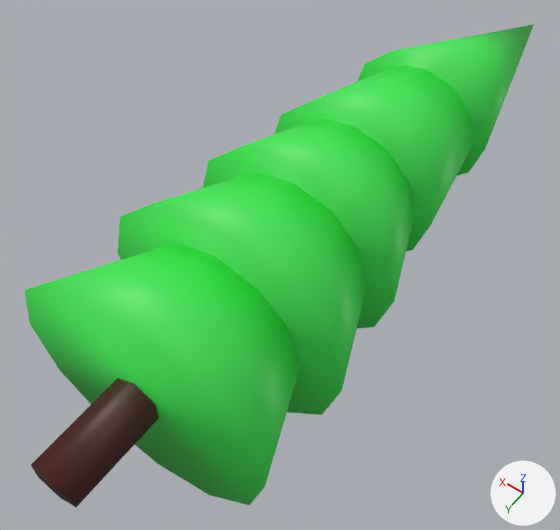
One commit to the FBX model Learn-DOTS-City-Builder/Assets/3DModels/Trees/Tree_03.fbx: the scene before it, then after it.
Both versions are drawn from a 50 mm camera at (-4.231, 0.074, -1.521) aimed at (-3.993, -0.259, -2.045). Every picture has the same lights, and +X, +Y and +Z are marked at lower right. The first picture is the older version. Where no turn or scale is listed for an object, it has been applied to the vertices.

Objects in the first picture: 'Tree_03'.
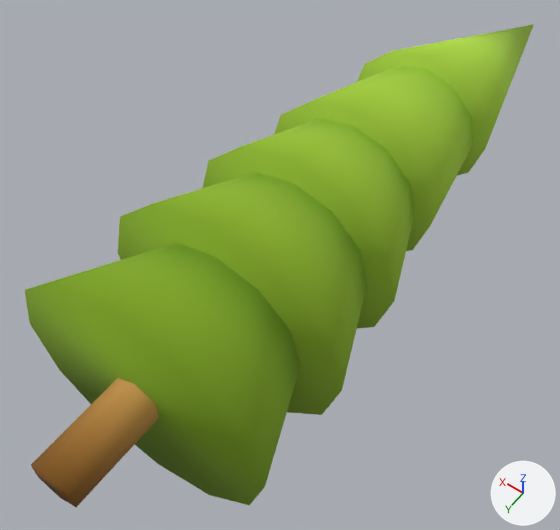
Location of each change, [x1, y1, x2, y2] in pixels of the pictures (560 x 530 px):
'Tree_03', recoloured, surface changed
    both: [25, 24, 534, 507]
part 1 of me_cylinder_004, recoloured (dark red to brown)
    both: [31, 378, 159, 507]
part 2 of me_cylinder_004, recoloured
    both: [25, 24, 534, 505]
part 3 of me_cylinder_004, surface changed
    both: [25, 24, 534, 507]

The change, as a diff of the scene's bpy script:
```diff
--- a/Learn-DOTS-City-Builder/Assets/3DModels/Trees/Tree_03.fbx.py
+++ b/Learn-DOTS-City-Builder/Assets/3DModels/Trees/Tree_03.fbx.py
@@ img_masterpalette_png @@
+img_masterpalette_png = load_image('MasterPalette.png', '../../Material/MasterPalette.png', 4096, 4096, 'sRGB')
@@ mat_m_mastershader @@
+mat_m_mastershader = principled_material('M_MasterShader')
+mat_m_mastershader.texture = img_masterpalette_png
+mat_m_mastershader.roughness = 1.0
@@ me_cylinder_004 @@
 me_cylinder_004.from_pydata(...)  # 121 vertices, 76 faces; spans x -0.109..0.109, y -0.639..0.0, z -0.124..0.103
 # used by ob_tree_03; location = (-4.0, 0.0, -2.0)
+# me_cylinder_004 part 1: all 7 faces that had it switch from mat_tronc (dark red #47160a) to mat_m_mastershader (picture img_masterpalette_png)
+# me_cylinder_004 part 2: all 69 faces that had it switch from mat_leaves (green #3ee753) to mat_m_mastershader (picture img_masterpalette_png)
+# me_cylinder_004 part 3: texture (UV) coordinates of 76 of 76 faces, centred in x -0.084..0.084, y -0.511..0.0, z -0.102..0.073, changed; they spanned u 0.0..1.0, v 0.01..1.0 and now span u 0.01..0.28, v 0.02..0.09
```
